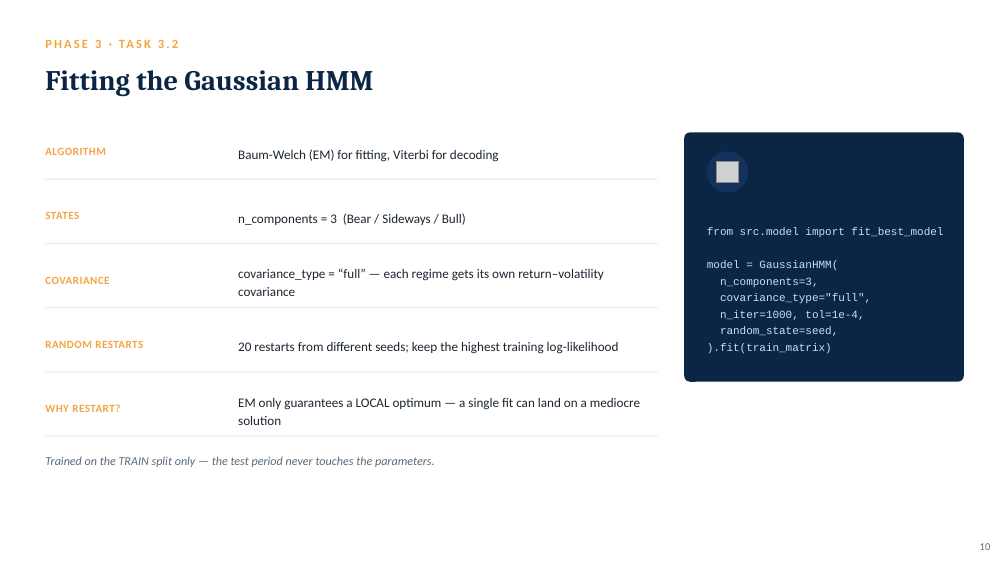
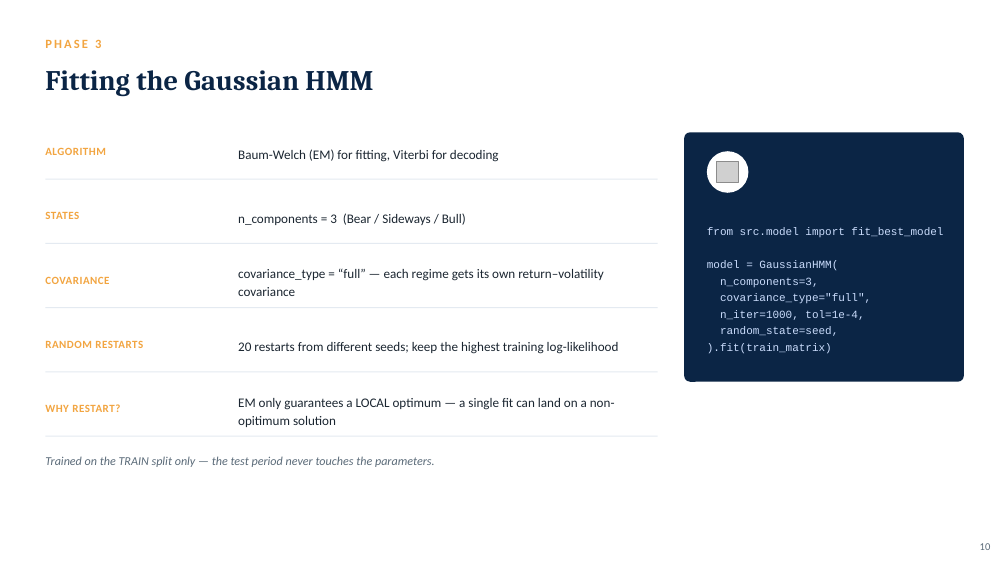
Before and after one commit to TheRealLionn/FINACIAL-DETECTION-WITH-HMM, a slide deck: slide 9 of slides/HMM_Regime_Detection.pptx (slide 10 before the commit). Drawn at 1008x567 pixels with LibreOffice and Linux fonts; fonts in the diff are those of the drawing; grey boxes stand for pictures. Boxes give left, top, right and bottom in pixels: in the first picture for what was removed or moved away, otherwise in the second. Text is boxed around its words. In the diff, an @@ line names an element or a change of style, - is before the commit and + after.

```diff
--- a/slides/HMM_Regime_Detection.pptx
+++ b/slides/HMM_Regime_Detection.pptx
@@ text at bbox=[45, 40, 101, 48]: text changed @@
-PHASE 3 · TASK 3.2
+PHASE 3
@@ ellipse at bbox=[707, 151, 749, 193]: fill #13315C to #FFFFFF @@
@@ text at bbox=[238, 398, 615, 427]: text changed @@
-EM only guarantees a LOCAL optimum — a single fit can land on a mediocre solution
+EM only guarantees a LOCAL optimum — a single fit can land on a non-opitimum solution
```
Also in this commit, not shown: 12 other slides changed, 1 slide added, 1 slide removed.
